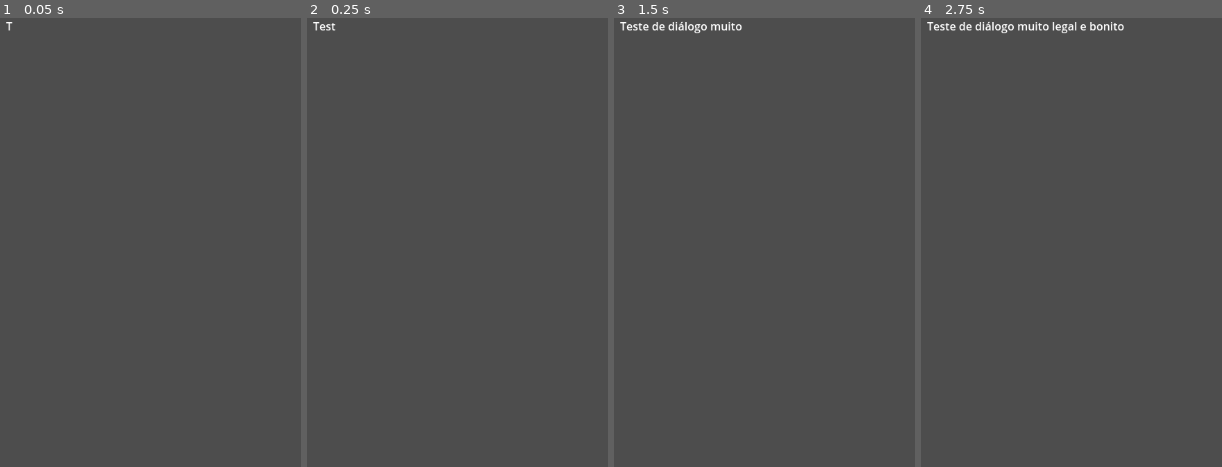
Above: before the commit, frames 1-4 (left to right).
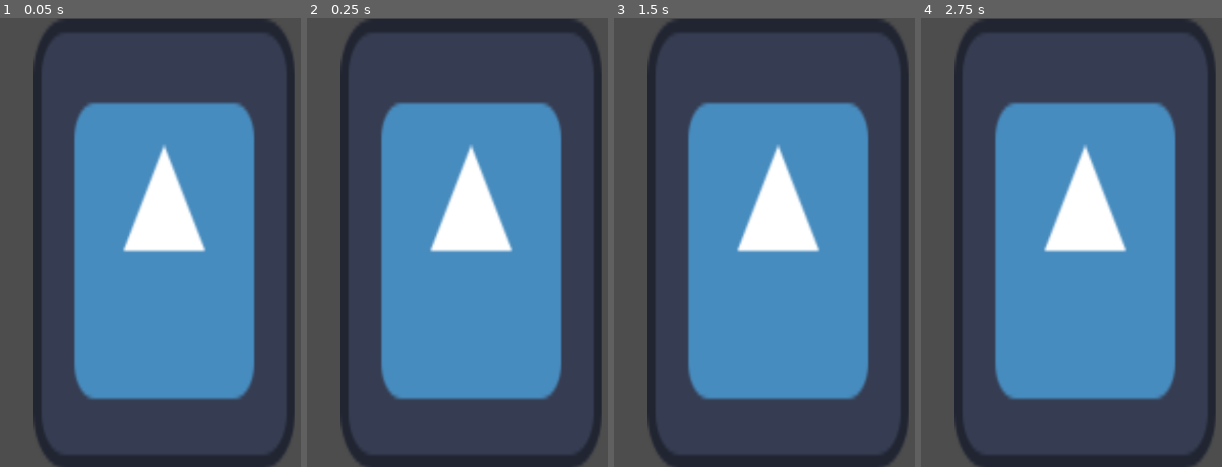
Above: after the commit, the same moments.

Repository: phln1108/GameJam
Game: Godot game, scene res://Scenes/book.tscn
The game is run twice, just before and just after one commit, with the same random seed, the same clock (stepped at 60 frames per second) and the same inputs. Before the commit the project starts from res://Scenes/dialogueBox.tscn. The engine's default icon, where the game draws it, is replaced by a stand-in: a white triangle on a blue panel in a dark square.
Inputs (mouse positions are in pixels of both pictures, inside the frame that each line leads up to):
- Up to frame 1 (0.05 s): no input
- Up to frame 2 (0.25 s): no input
- Up to frame 3 (1.5 s): move the mouse to (outside the picture) at 0.52 s; click (outside the picture) at 0.67 s; drag from (outside the picture) to (710, 332) at 1.27 s
- Up to frame 4 (2.75 s): move the mouse to (1137, 143) at 2.02 s; click (1137, 143) at 2.17 s

The runs differ from the first frame. In frame 1, 51% of the frame differs, in the area x 1-99%, y 0-100%; in frame 2, 51%; in frame 3, 51%; in frame 4, 51%.

Commit message:
Cena do livro e definição dos JSON de itens e NPCs

Diff:
--- /dev/null
+++ b/Scenes/book.tscn
@@ -0,0 +1,8 @@
+[gd_scene load_steps=2 format=3 uid="uid://dqbps2eaycq4l"]
+
+[ext_resource type="Script" path="res://Scripts/book.gd" id="2_mtr6s"]
+
+[node name="Sprite2D" type="Sprite2D"]
+position = Vector2(616, 326)
+scale = Vector2(2.94531, 5.07812)
+script = ExtResource("2_mtr6s")
--- /dev/null
+++ b/Scripts/book.gd
@@ -0,0 +1,22 @@
+extends Sprite2D
+
+# Essa implementação serve pro livro de receitas e pras notas.
+# É basciamente um passador de images.
+# Tá meio cru, mas o foco agora é fazer funcionar.
+var pages: Array[String] = []
+var current_page: int = 0
+
+func _ready() -> void:
+	pages.append("res://icon.svg")
+	texture = load(pages[0])
+
+func append_page(page: String) -> void:
+	pages.append(page)
+
+func pass_page():
+	current_page += 1
+	texture = load(pages[current_page])
+
+func close_book():
+	current_page = 0
+	texture = load(pages[0])
--- /dev/null
+++ b/TextResources/items.json
@@ -0,0 +1,54 @@
+{
+  "items": [
+	{
+	  "name": "pau-brasil",
+	  "id": 1,
+	  "image": "res://pau_brasil.svg"
+	},
+	{
+	  "name": "canoa",
+	  "id": 2,
+	  "image": "res://canoa.svg"
+	},
+	{
+	  "name": "arco e flecha",
+	  "id": 3,
+	  "image": "res://arco_flecha.svg"
+	},
+	{
+	  "name": "cocar",
+	  "id": 4,
+	  "image": "res://cocar.svg"
+	},
+	{
+	  "name": "escudo português",
+	  "id": 5,
+	  "image": "res://escudo_portugues.svg"
+	},
+	{
+	  "name": "espada portuguesa",
+	  "id": 6,
+	  "image": "res://espada_portuguesa.svg"
+	},
+	{
+	  "name": "cruz de madeira",
+	  "id": 7,
+	  "image": "res://cruz_madeira.svg"
+	},
+	{
+	  "name": "pote de cerâmica indígena",
+	  "id": 8,
+	  "image": "res://pote_ceramica.svg"
+	},
+	{
+	  "name": "rede de dormir",
+	  "id": 9,
+	  "image": "res://rede_dormir.svg"
+	},
+	{
+	  "name": "machete",
+	  "id": 10,
+	  "image": "res://machete.svg"
+	}
+  ]
+}
--- /dev/null
+++ b/TextResources/npcs.json
@@ -0,0 +1,61 @@
+{
+  "npcs": [
+	{
+	  "start_dialogue": [
+		"O que traz um homem branco para estas terras distantes?",
+		"O sol brilha forte hoje, estrangeiro. O que procuras?",
+		"Os espíritos da floresta sussurram sobre os vossos barcos."
+	  ],
+	  "yes": [
+		"Então estás em busca de novas terras? Muitos já tentaram.",
+		"Se assim é, os caminhos podem ser árduos, mas as recompensas são grandes.",
+		"Os deuses te guiarão se teu coração for verdadeiro."
+	  ],
+	  "no": [
+		"Talvez não estejas pronto para entender os segredos da mata.",
+		"Se não queres avançar, que os ventos te levem para longe.",
+		"Os caminhos do medo não te levarão à sabedoria."
+	  ],
+	  "weight": -1,
+	  "image": "res://indigena_ancião.svg"
+	},
+	{
+	  "start_dialogue": [
+		"A coroa espera respostas para o que encontraremos aqui.",
+		"A navegação trouxe-nos até estas águas, mas o que o futuro nos reserva?",
+		"Já viste terras tão vastas? Estas florestas são misteriosas."
+	  ],
+	  "yes": [
+		"Então estamos de acordo, devemos explorar cada canto destas terras.",
+		"Confiante, é assim que avançamos. A coroa espera muito de nós.",
+		"Se é o que desejas, a jornada será longa, mas promissora."
+	  ],
+	  "no": [
+		"Não estás preparado para o que encontraremos. A cautela é sábia.",
+		"Talvez seja melhor esperar e observar antes de prosseguir.",
+		"A hesitação é compreensível, mas a coroa exige avanços."
+	  ],
+	  "weight": 1,
+	  "image": "res://portugues_navegador.svg"
+	},
+	{
+	  "start_dialogue": [
+		"Estrangeiro, estás perdido nas terras de Tupã?",
+		"O vento traz novos cheiros. Quem és tu?",
+		"A floresta guarda muitos mistérios. Estás aqui por acaso ou destino?"
+	  ],
+	  "yes": [
+		"Então segue os caminhos do vento e encontrarás o que procuras.",
+		"As árvores são antigas e sábias. Elas guiam aqueles que escutam.",
+		"Caminha com cuidado, estrangeiro, pois a floresta observa."
+	  ],
+	  "no": [
+		"Se o medo te domina, a floresta te devorará.",
+		"Volta ao mar, se teu coração não for forte o bastante.",
+		"Aqueles que não têm propósito vagam até se perderem."
+	  ],
+	  "weight": 0,
+	  "image": "res://indigena_guerreiro.svg"
+	}
+  ]
+}
--- a/project.godot
+++ b/project.godot
@@ -11,7 +11,7 @@
 [application]
 
 config/name="GameJam"
-run/main_scene="res://Scenes/dialogueBox.tscn"
+run/main_scene="res://Scenes/book.tscn"
 config/features=PackedStringArray("4.3", "Forward Plus")
 config/icon="res://icon.svg"
 
